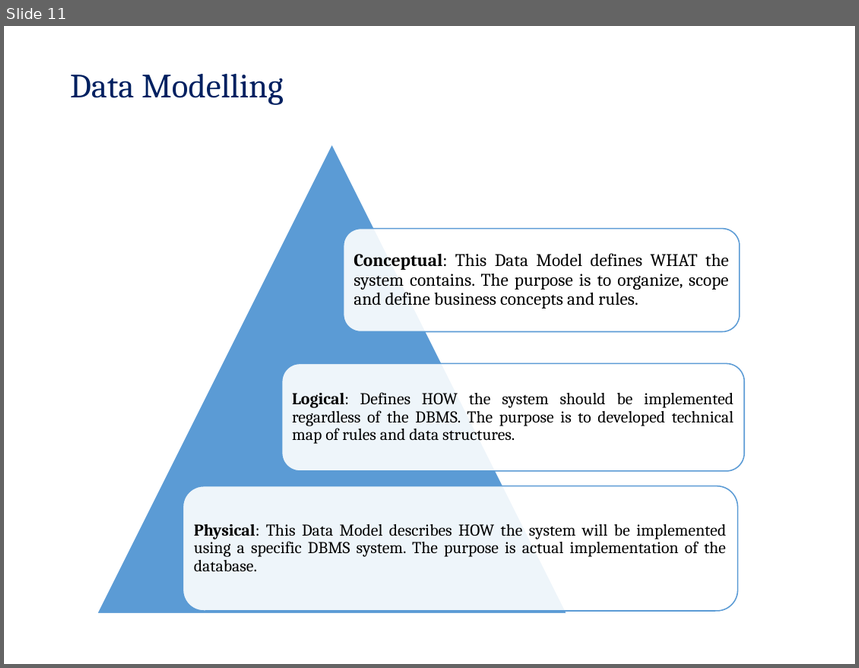
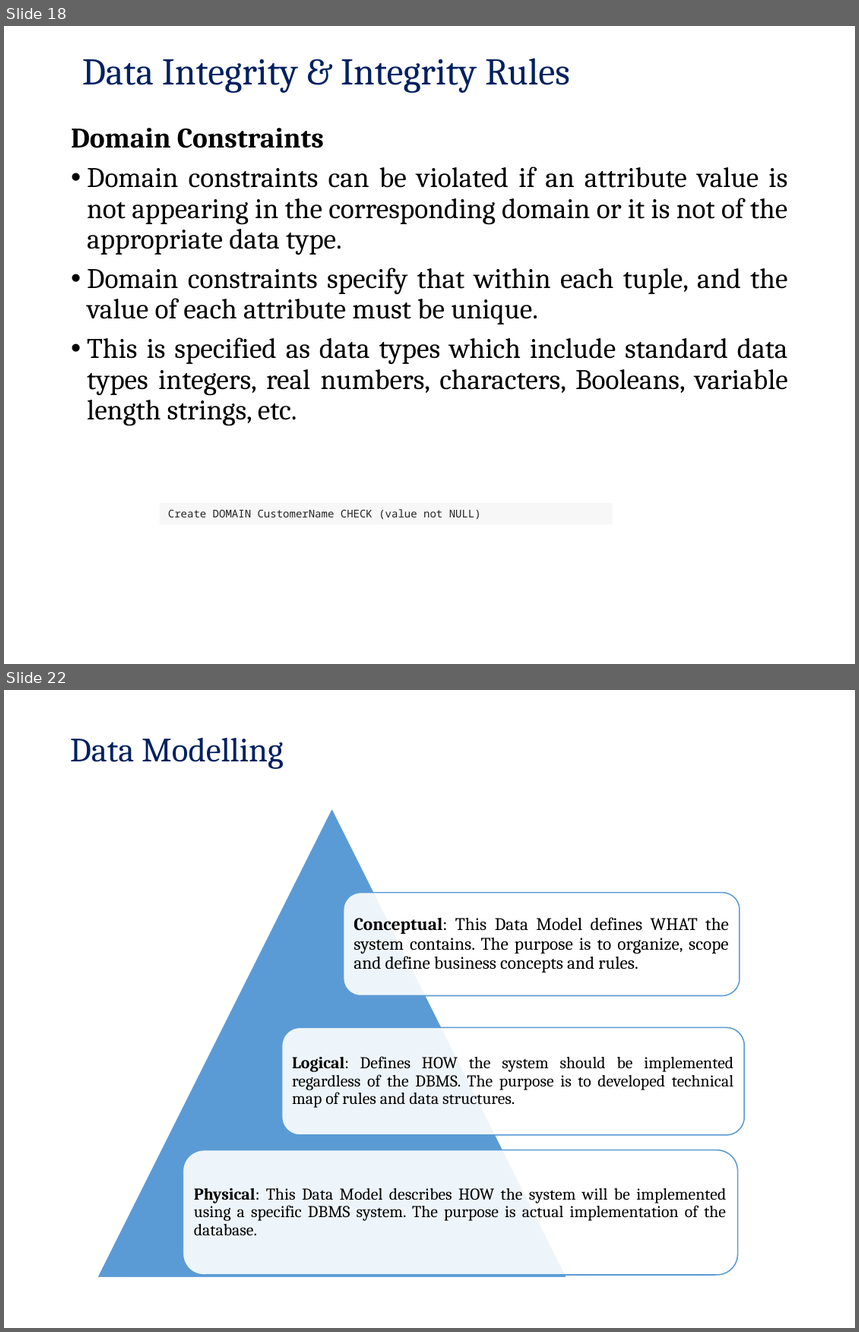
Before and after one commit to pankajfri/Training-Materials, a slide deck: Advanced Web Technologies/Database Concepts/Session2.pptx. Shown one above the other, each under a label of ours: slide 11 before the commit, slides 18 and 22 after it; the slides between them are not shown. The pictures are 859x668 and 859x1332 pixels, drawn with LibreOffice and Linux fonts; fonts in the diff are those of the drawing; background and template pictures are left out. Boxes give left, top, right and bottom in pixels: in the first picture for what was removed or moved away, otherwise in the second. Text is boxed around its words. In the diff, an @@ line names an element or a change of style, - is before the commit and + after.

```diff
--- a/Advanced Web Technologies/Database Concepts/Session2.pptx
+++ b/Advanced Web Technologies/Database Concepts/Session2.pptx
@@ slide 18 added at [4, 26, 855, 664], background picture (left out) @@
@@ title added at [82, 58, 570, 93], 32 pt, text #002060 @@
+Data Integrity & Integrity Rules
@@ text added at [71, 128, 788, 427], 24 pt, text #000000 @@
+Domain Constraints
+• Domain constraints can be violated if an attribute value is not appearing in the corresponding domain or it is not of the appropriate data type.
+• Domain constraints specify that within each tuple, and the value of each attribute must be unique.
+• This is specified as data types which include standard data types integers, real numbers, characters, Booleans, variable length strings, etc.
@@ rectangle added at [160, 503, 613, 525], fill #F7F7F7, 9 pt, text #222222 @@
+Create DOMAIN CustomerName CHECK (value not NULL)
@@ what was slide 11 is now slide 22 @@
```
Also in this commit, not shown: 4 slides changed, 12 other slides added, 2 slides removed, 9 other files.
